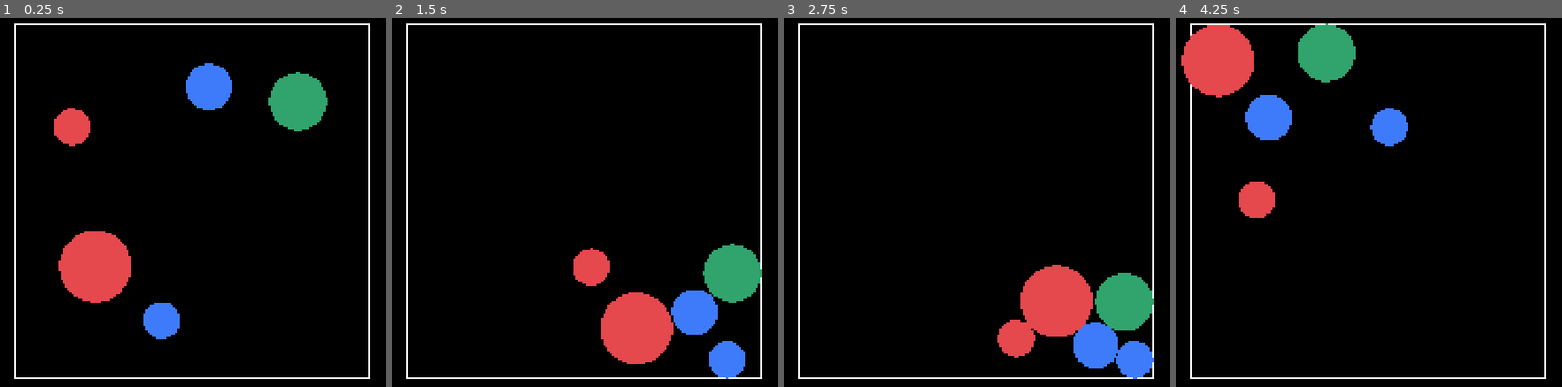
Above: before the commit, frames 1-4 (left to right).
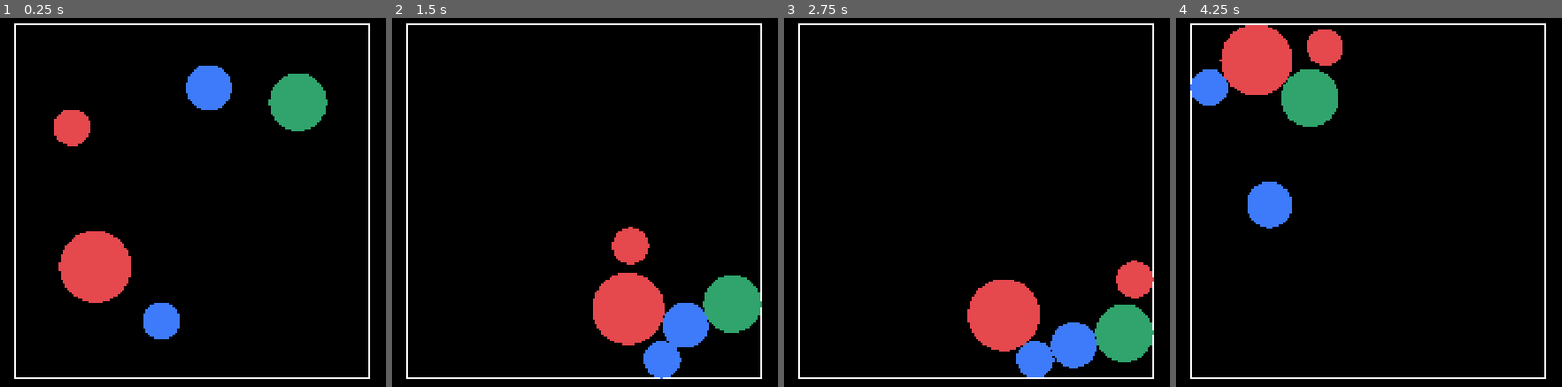
Above: after the commit, the same moments.

Repository: jeongmo-dot/gravity_orb
Game: Godot game, scene res://scenes/Main.tscn
Two runs of this game, one before a commit and one after it. Both use one fixed random seed, a clock stepped at 60 frames per second and the inputs below.
Inputs:
- Up to frame 1 (0.25 s): no input
- Up to frame 2 (1.5 s): tap Enter at 0.5 s; hold Right 0.53-1.28 s; hold Down from 1.28 s (still down)
- Up to frame 3 (2.75 s): release Down at 2.03 s; hold Right from 2.03 s (still down)
- Up to frame 4 (4.25 s): release Right at 2.78 s; hold Up 2.78-3.53 s; hold Left from 3.53 s (still down)

The runs differ from the first frame. In frame 1, 0.2% of the frame differs, in the area x 14-85%, y 12-88%; in frame 2, 7.9%; in frame 3, 9.1%; in frame 4, 10%, in the area x 1-61%, y 1-58%.

Commit message:
[#2 M1] 간헐적 보드 이탈 수정

Diff:
--- a/project.godot
+++ b/project.godot
@@ -35,6 +35,10 @@
 
 project/assembly_name="Gravity Orb"
 
+[physics]
+
+common/physics_ticks_per_second=240
+
 [rendering]
 
 renderer/rendering_method="gl_compatibility"
--- a/tests/scenarios/test_board_physics.gd
+++ b/tests/scenarios/test_board_physics.gd
@@ -1,6 +1,6 @@
 extends TestCase
 
-const MAIN_SCENE: PackedScene = preload("res://scenes/Main.tscn")
+const BOARD_SCENE: PackedScene = preload("res://scenes/Board.tscn")
 const DIRECTIONS: Array[Vector2i] = [
 	Vector2i.DOWN,
 	Vector2i.RIGHT,
@@ -9,39 +9,176 @@
 ]
 const PHYSICS_FRAMES_PER_DIRECTION: int = 120
 const LAPS: int = 4
+const STANDARD_SEED_START: int = 1000
+const STANDARD_SEED_END_EXCLUSIVE: int = 1020
+const KNOWN_REGRESSION_SEED: int = 1047
+const WORST_CASE_SEED: int = 2000
+const MAX_ALLOWED_PENETRATION: float = 10.0
 
 
-func test_orbs_remain_inside_board_during_gravity_cycles() -> void:
-	var main: Main = MAIN_SCENE.instantiate() as Main
-	tree.root.add_child(main)
+func test_seeded_orbs_remain_inside_board_during_gravity_cycles() -> void:
+	var results: Array[Dictionary] = []
+	for seed: int in range(STANDARD_SEED_START, STANDARD_SEED_END_EXCLUSIVE):
+		var standard_levels: Array[int] = _standard_levels(Config.data.debug_test_orb_count)
+		results.append(await _run_scenario(seed, "standard", standard_levels))
+
+	var regression_levels: Array[int] = _standard_levels(Config.data.debug_test_orb_count)
+	results.append(await _run_scenario(KNOWN_REGRESSION_SEED, "regression", regression_levels))
+
+	var worst_case_levels: Array[int] = [4, 4, 4, 4, 1, 1, 1, 1]
+	results.append(await _run_scenario(WORST_CASE_SEED, "worst", worst_case_levels))
+
+	var total_departures: int = 0
+	var overall_maximum_penetration: float = 0.0
+	var overall_maximum_speed: float = 0.0
+	for result: Dictionary in results:
+		total_departures += int(result["departures"])
+		overall_maximum_penetration = maxf(
+			overall_maximum_penetration,
+			float(result["max_penetration"])
+		)
+		overall_maximum_speed = maxf(overall_maximum_speed, float(result["max_speed"]))
+
+	print(
+		"Scenario summary: seeds=%d departures=%d max_penetration=%.3f max_speed=%.3f" % [
+			results.size(),
+			total_departures,
+			overall_maximum_penetration,
+			overall_maximum_speed,
+		]
+	)
+	assert_eq(total_departures, 0, "total orb center departures")
+	assert_true(
+		overall_maximum_penetration <= MAX_ALLOWED_PENETRATION,
+		"overall wall penetration must be at most %.3fpx, got %.3fpx" % [
+			MAX_ALLOWED_PENETRATION,
+			overall_maximum_penetration,
+		]
+	)
+
+
+func _run_scenario(seed: int, scenario_name: String, levels: Array[int]) -> Dictionary:
+	var board: Board = BOARD_SCENE.instantiate() as Board
+	tree.root.add_child(board)
 	await tree.process_frame
-	var board: Board = main.get_node("Board") as Board
+	var rng: RandomNumberGenerator = RandomNumberGenerator.new()
+	rng.seed = seed
+	_spawn_seeded_orbs(board, rng, levels)
+
 	var initial_overlap_count: int = _count_initial_overlaps(board)
 	var departure_count: int = 0
+	var maximum_penetration: float = 0.0
 	var maximum_speed: float = 0.0
+	var first_departure_recorded: bool = false
+	var scenario_frame: int = 0
 
-	assert_eq(board.get_orbs().size(), Config.data.debug_test_orb_count, "test orb count")
-	assert_eq(initial_overlap_count, 0, "initial wall or orb overlaps")
-	for _lap: int in range(LAPS):
+	assert_eq(initial_overlap_count, 0, "seed %d initial wall or orb overlaps" % seed)
+	for lap: int in range(LAPS):
 		for direction: Vector2i in DIRECTIONS:
 			board.set_gravity(direction)
 			for _frame: int in range(PHYSICS_FRAMES_PER_DIRECTION):
 				await tree.physics_frame
-				for orb: Orb in board.get_orbs():
+				scenario_frame += 1
+				var orbs: Array[Orb] = board.get_orbs()
+				for orb_index: int in range(orbs.size()):
+					var orb: Orb = orbs[orb_index]
+					var center_extent: float = maxf(absf(orb.position.x), absf(orb.position.y))
+					var penetration: float = maxf(
+						center_extent + orb.get_radius() - board.half_size(),
+						0.0
+					)
+					maximum_penetration = maxf(maximum_penetration, penetration)
 					maximum_speed = maxf(maximum_speed, orb.linear_velocity.length())
-					if absf(orb.position.x) > board.half_size() or absf(orb.position.y) > board.half_size():
-						departure_count += 1
+					if center_extent <= board.half_size():
+						continue
+
+					departure_count += 1
+					if first_departure_recorded:
+						continue
+					first_departure_recorded = true
+					print(
+						"Scenario departure: seed=%d frame=%d lap=%d direction=%s orb=%d level=%d position=%s velocity=%s" % [
+							seed,
+							scenario_frame,
+							lap + 1,
+							OrbTypes.dir_name(direction),
+							orb_index,
+							orb.level,
+							str(orb.position),
+							str(orb.linear_velocity),
+						]
+					)
 
 	print(
-		"Scenario board_bounds: initial_overlaps=%d departures=%d max_speed=%.3f" % [
+		"Scenario seed=%d kind=%s initial_overlaps=%d departures=%d max_penetration=%.3f max_speed=%.3f" % [
+			seed,
+			scenario_name,
 			initial_overlap_count,
 			departure_count,
+			maximum_penetration,
 			maximum_speed,
 		]
 	)
-	assert_eq(departure_count, 0, "orb center departures beyond board half-size")
-	main.queue_free()
+	assert_eq(departure_count, 0, "seed %d orb center departures" % seed)
+	assert_true(
+		maximum_penetration <= MAX_ALLOWED_PENETRATION,
+		"seed %d wall penetration must be at most %.3fpx, got %.3fpx" % [
+			seed,
+			MAX_ALLOWED_PENETRATION,
+			maximum_penetration,
+		]
+	)
+
+	board.queue_free()
 	await tree.process_frame
+	return {
+		"seed": seed,
+		"kind": scenario_name,
+		"departures": departure_count,
+		"max_penetration": maximum_penetration,
+		"max_speed": maximum_speed,
+	}
+
+
+func _spawn_seeded_orbs(
+	board: Board,
+	rng: RandomNumberGenerator,
+	levels: Array[int]
+) -> void:
+	var count: int = levels.size()
+	var columns: int = ceili(sqrt(float(count)))
+	var rows: int = ceili(float(count) / float(columns))
+	var cell_width: float = Config.data.board_size / float(columns)
+	var cell_height: float = Config.data.board_size / float(rows)
+	var half: float = board.half_size()
+	var color_count: int = Config.data.color_display.size()
+
+	for index: int in range(count):
+		var color: int = index % color_count
+		var level: int = levels[index]
+		var radius: float = Config.data.radius_for_level(level)
+		var column: int = index % columns
+		var row: int = int(index / columns)
+		var cell_center: Vector2 = Vector2(
+			-half + (float(column) + 0.5) * cell_width,
+			-half + (float(row) + 0.5) * cell_height
+		)
+		var max_offset: Vector2 = Vector2(
+			maxf(cell_width * 0.5 - radius, 0.0),
+			maxf(cell_height * 0.5 - radius, 0.0)
+		)
+		var offset: Vector2 = Vector2(
+			rng.randf_range(-max_offset.x, max_offset.x),
+			rng.randf_range(-max_offset.y, max_offset.y)
+		)
+		board.spawn_orb(color, level, cell_center + offset)
+
+
+func _standard_levels(count: int) -> Array[int]:
+	var levels: Array[int] = []
+	for index: int in range(count):
+		levels.append(index % 4 + 1)
+	return levels
 
 
 func _count_initial_overlaps(board: Board) -> int:
Not shown, changed: docs/jeongmo_codex_to_claude.md
